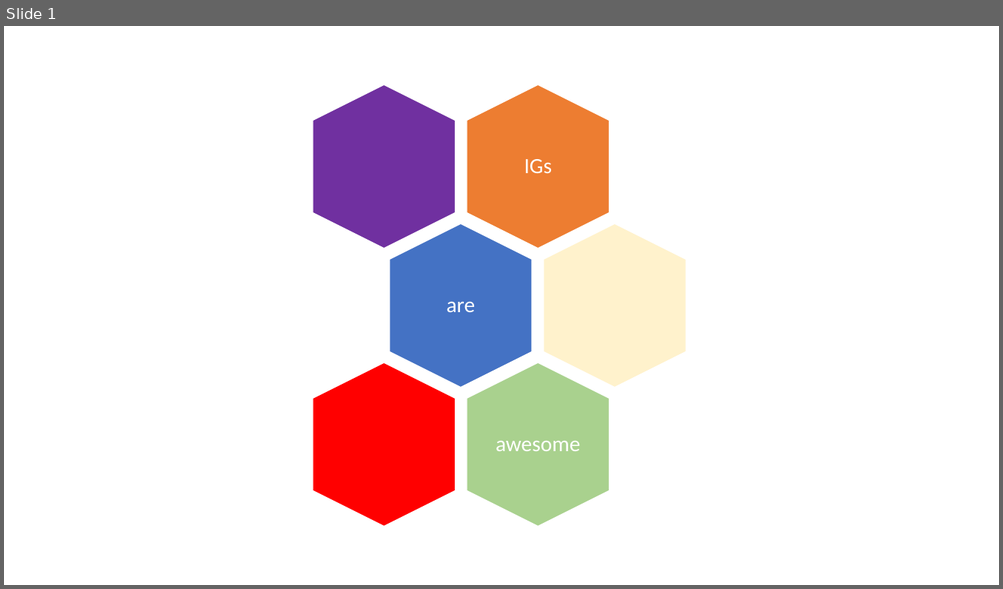
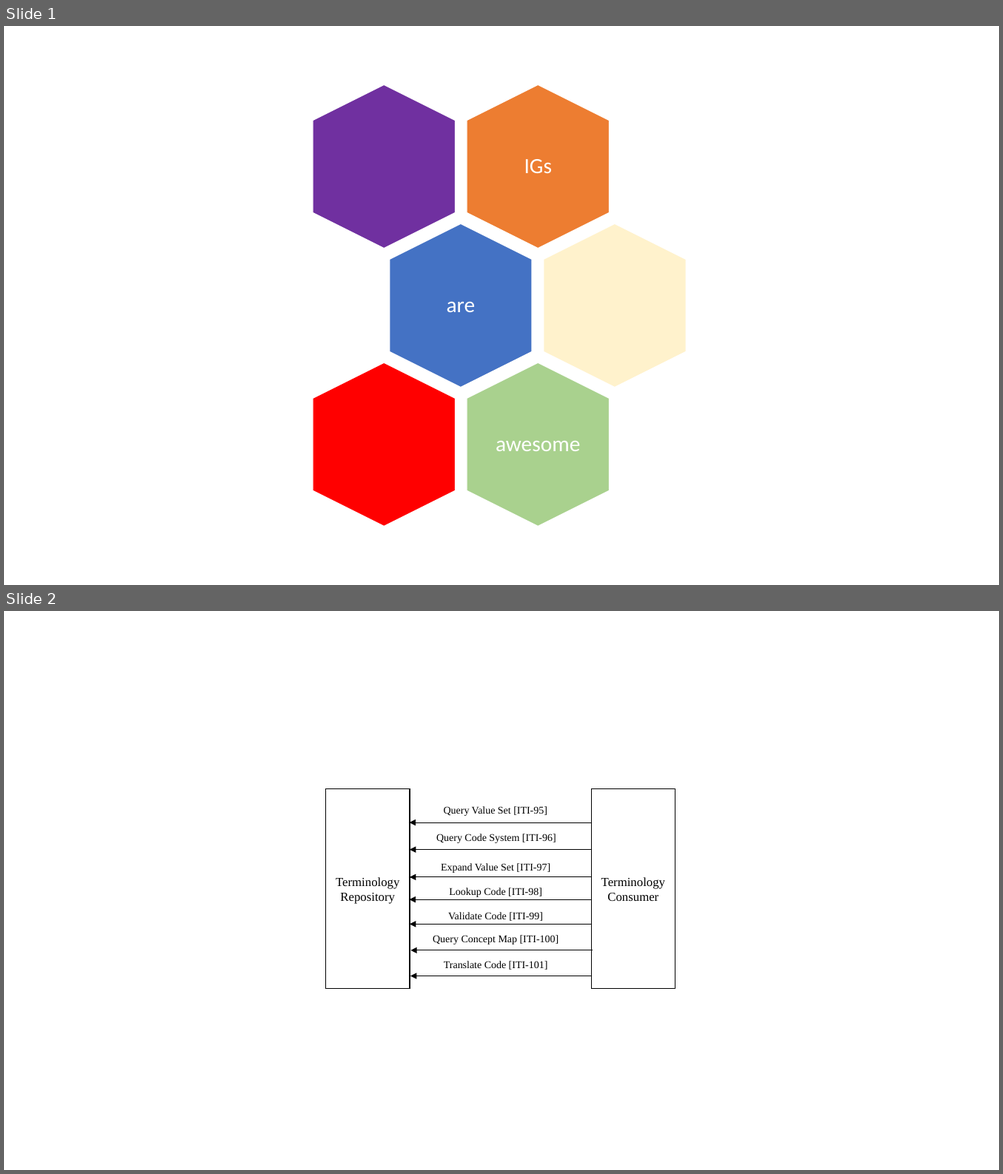
Before and after one commit to IHE/ITI.SVCM, a slide deck: input/images-source/Images.pptx. Shown one above the other, each under a label of ours: slide 1 before the commit, slides 1 and 2 after it. The pictures are 1003x589 and 1003x1174 pixels, drawn with LibreOffice and Linux fonts; fonts in the diff are those of the drawing. Boxes give left, top, right and bottom in pixels: in the first picture for what was removed or moved away, otherwise in the second. Text is boxed around its words. In the diff, an @@ line names an element or a change of style, - is before the commit and + after.

```diff
--- a/input/images-source/Images.pptx
+++ b/input/images-source/Images.pptx
@@ slide 2 added at <box>4,611,999,1170</box>, background #FFFFFF @@
@@ rectangle added at <box>326,789,410,989</box>, fill #FFFFFF, outline #000000 0.75 pt, 12 pt, text #000000 @@
+Terminology Repository
@@ text added at <box>444,806,547,816</box>, 10 pt, text #000000 @@
+Query Value Set [ITI-95]
@@ rectangle added at <box>591,789,675,989</box>, fill #FFFFFF, outline #000000 0.75 pt, 12 pt, text #000000 @@
+Terminology Consumer
@@ arrow added from (590, 823) to (409, 823), #000000 0.75 pt @@
@@ arrow added from (591, 850) to (410, 850), #000000 0.75 pt @@
@@ text added at <box>436,834,556,843</box>, 10 pt, text #000000 @@
+Query Code System [ITI-96]
@@ text added at <box>441,863,550,873</box>, 10 pt, text #000000 @@
+Expand Value Set [ITI-97]
@@ arrow added from (591, 877) to (410, 877), #000000 0.75 pt @@
@@ text added at <box>449,888,542,897</box>, 10 pt, text #000000 @@
+Lookup Code [ITI-98]
@@ arrow added from (590, 900) to (409, 900), #000000 0.75 pt @@
@@ text added at <box>448,912,543,921</box>, 10 pt, text #000000 @@
+Validate Code [ITI-99]
@@ arrow added from (591, 924) to (410, 924), #000000 0.75 pt @@
@@ text added at <box>432,935,559,945</box>, 10 pt, text #000000 @@
+Query Concept Map [ITI-100]
@@ arrow added from (592, 951) to (410, 951), #000000 0.75 pt @@
@@ text added at <box>444,961,548,970</box>, 10 pt, text #000000 @@
+Translate Code [ITI-101]
@@ arrow added from (592, 977) to (410, 977), #000000 0.75 pt @@
```
Also in this commit, not shown: 24 other files.
